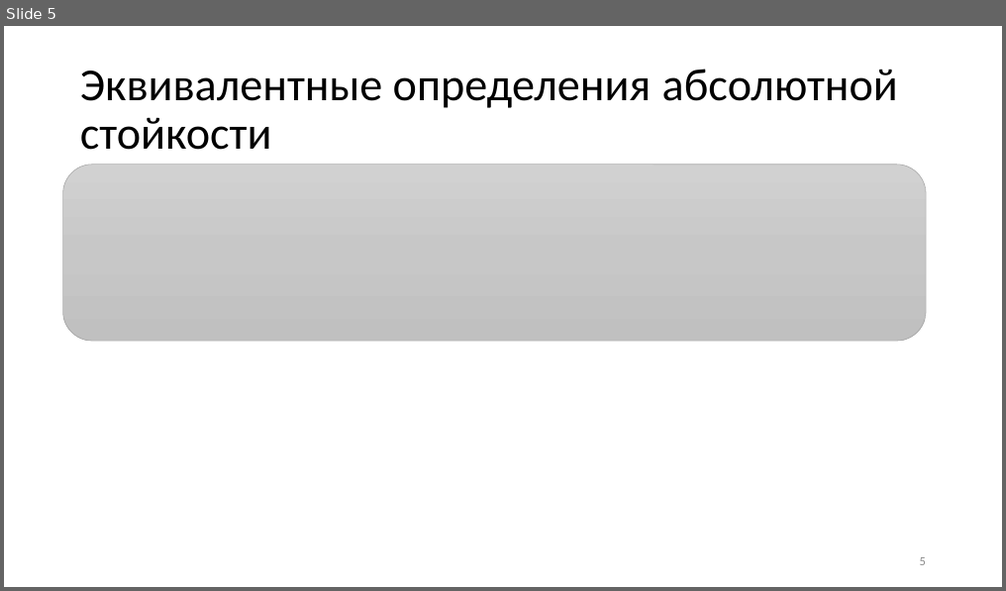
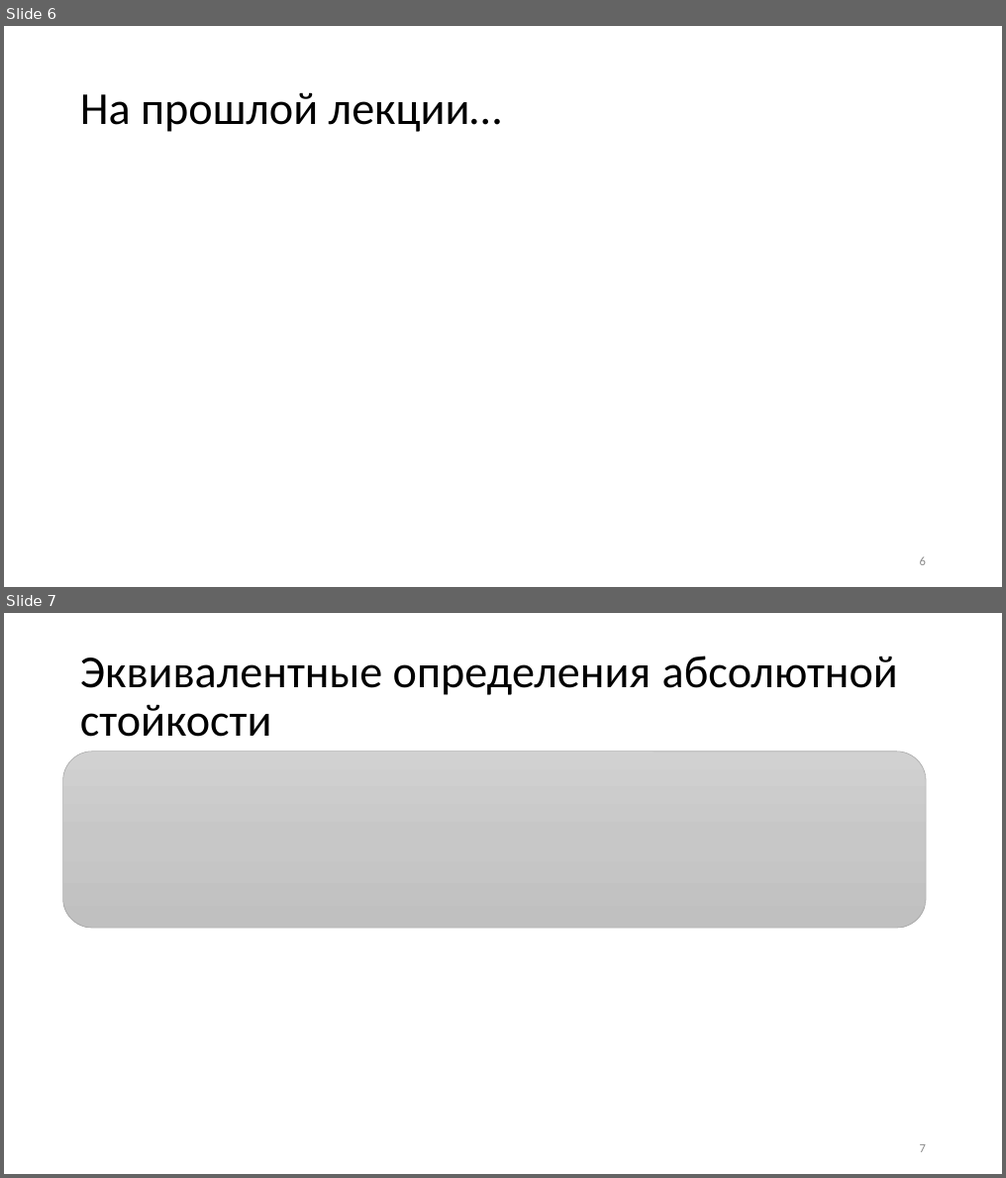
Before and after one commit to CryptoCourse/CryptoLectures, a slide deck: Lectures/Lecture1-b.pptx. Shown one above the other, each under a label of ours: slide 5 before the commit, slides 6 and 7 after it. The pictures are 1006x591 and 1006x1178 pixels, drawn with LibreOffice and Linux fonts; fonts in the diff are those of the drawing; grey boxes stand for pictures. Boxes give left, top, right and bottom in pixels: in the first picture for what was removed or moved away, otherwise in the second. Text is boxed around its words. In the diff, an @@ line names an element or a change of style, - is before the commit and + after.

Commit message:
актуализация и правки первой лекции

```diff
--- a/Lectures/Lecture1-b.pptx
+++ b/Lectures/Lecture1-b.pptx
@@ slide 6 added at (4, 26, 1002, 587), background #FFFFFF @@
@@ title added at (80, 92, 502, 132), 44 pt, text #000000 @@
+На прошлой лекции…
@@ page number added at (920, 557, 926, 566), 12 pt, text #8C8C8C @@
+6
@@ what was slide 5 is now slide 7 @@
@@ page number at (920, 1145, 926, 1153): text changed @@
-5
+7
```
Also in this commit, not shown: 3 slides changed, 4 other slides added, 3 other files.
